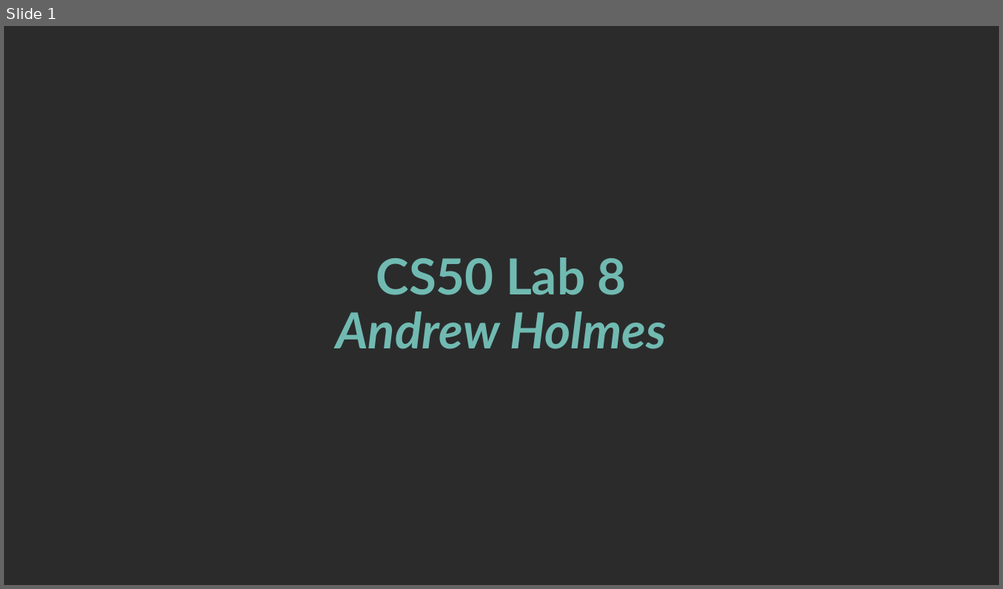
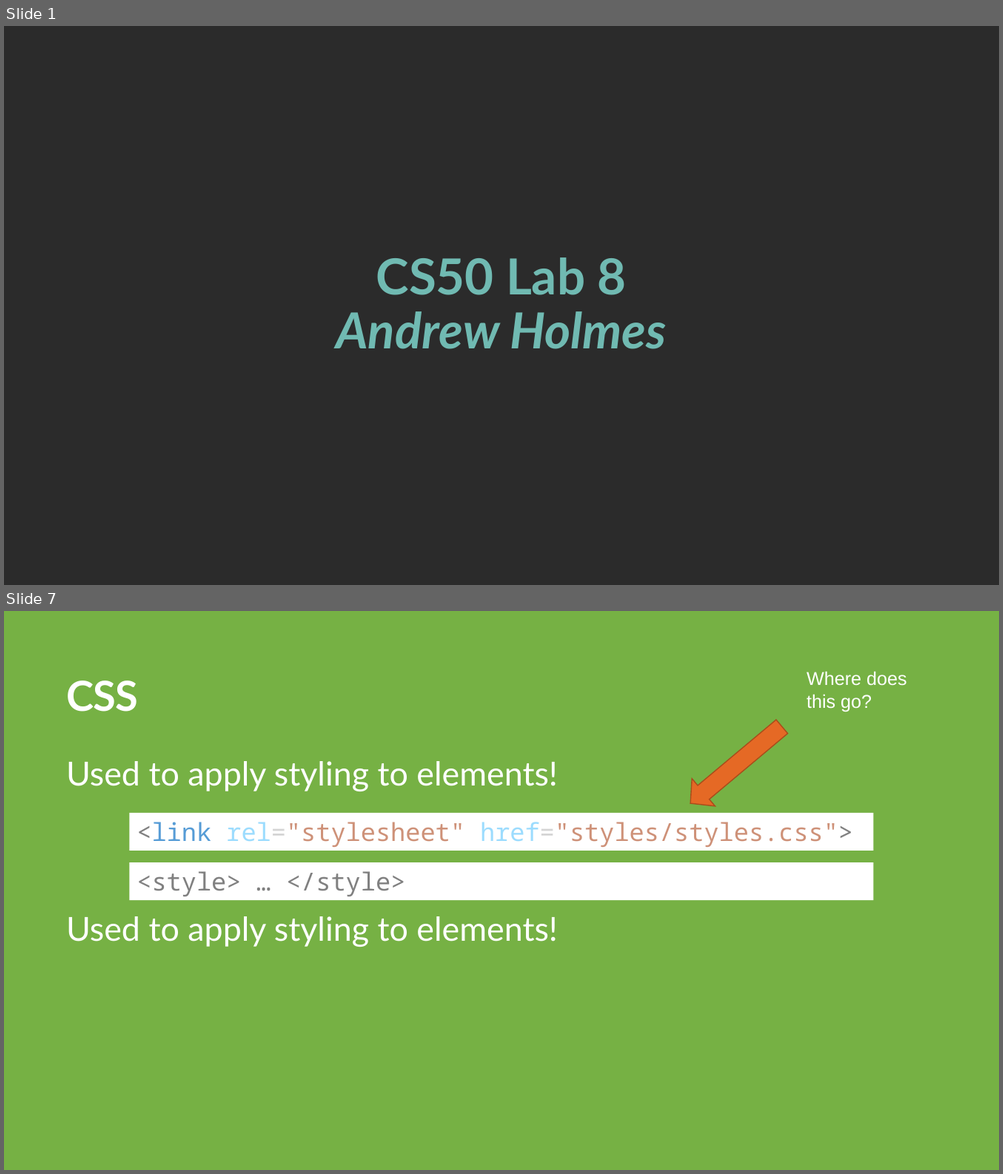
Before and after one commit to ACHolmes/CS50TF-2022F, a slide deck: lab8/CS50 Lab 8.pptx. Shown one above the other, each under a label of ours: slide 1 before the commit, slides 1 and 7 after it; the slides between them are not shown. The pictures are 1003x589 and 1003x1174 pixels, drawn with LibreOffice and Linux fonts; fonts in the diff are those of the drawing; background and template pictures are left out; a plain dark background stands for a picture behind light text. Boxes give left, top, right and bottom in pixels: in the first picture for what was removed or moved away, otherwise in the second. Text is boxed around its words. In the diff, an @@ line names an element or a change of style, - is before the commit and + after.

```diff
--- a/lab8/CS50 Lab 8.pptx
+++ b/lab8/CS50 Lab 8.pptx
@@ slide 7 added at (x1=4, y1=611, x2=999, y2=1170), background #76B144 @@
@@ text added at (x1=806, y1=671, x2=907, y2=712), 18 pt, text #FFFFFF @@
+Where does this go?
@@ title added at (x1=66, y1=681, x2=138, y2=712), 40 pt, text #FFFFFF, bold @@
+CSS
@@ right arrow added at (x1=679, y1=712, x2=793, y2=817), fill #E56925, outline #A94E1B 1 pt @@
@@ text added at (x1=66, y1=761, x2=558, y2=792), 32 pt, text #FFFFFF @@
+Used to apply styling to elements!
@@ rectangle added at (x1=129, y1=813, x2=874, y2=851), fill #FFFFFF, 24 pt, text #CE9178 @@
+<link rel="stylesheet" href="styles/styles.css">
@@ rectangle added at (x1=129, y1=863, x2=874, y2=900), fill #FFFFFF, 24 pt, text #808080 @@
+<style> … </style>
@@ text added at (x1=66, y1=917, x2=558, y2=947), 32 pt, text #FFFFFF @@
+Used to apply styling to elements!
```
Also in this commit, not shown: 6 slides changed, 11 other slides added, 4 slides removed, 6 other files.
